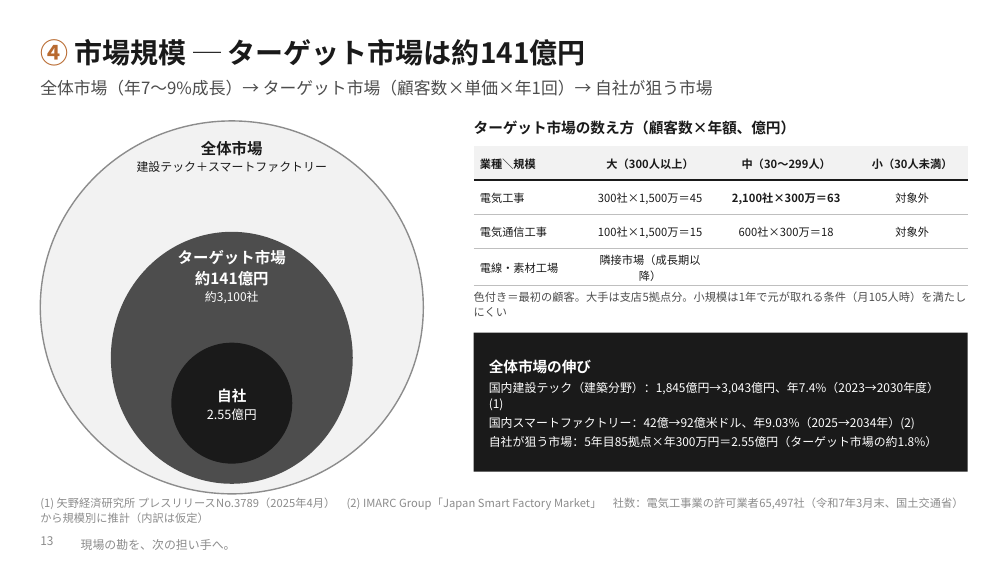
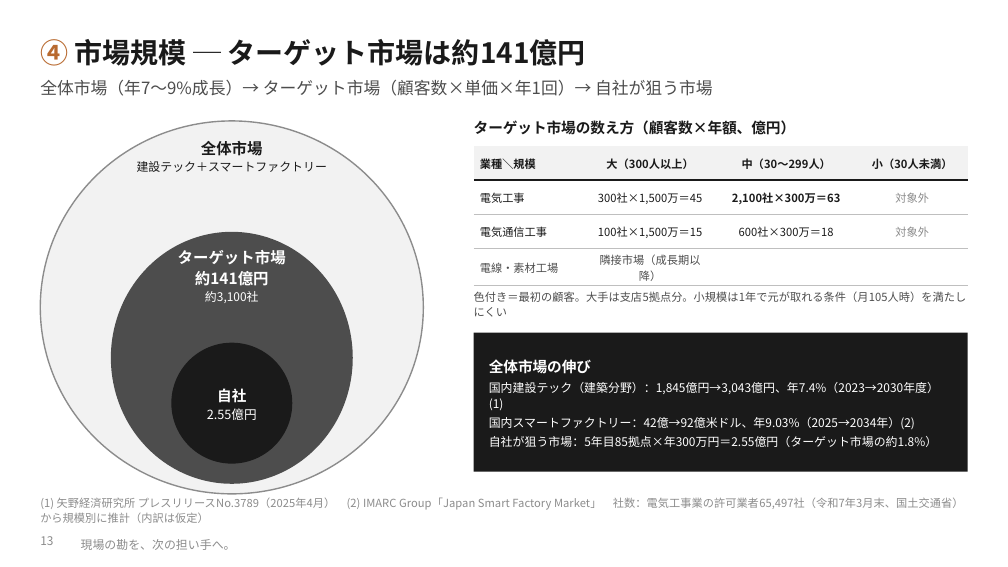
Before and after one commit to SEITOSHIKI/-ai-commute-audio-, a slide deck: slide 13 of deck/カンツギ_事業計画書_本編.pptx. Drawn at 1008x567 pixels with LibreOffice and Linux fonts; fonts in the diff are those of the drawing; background and template pictures are left out. Boxes give left, top, right and bottom in pixels: in the first picture for what was removed or moved away, otherwise in the second. Text is boxed around its words. In the diff, an @@ line names an element or a change of style, - is before the commit and + after.

```diff
--- a/deck/カンツギ_事業計画書_本編.pptx
+++ b/deck/カンツギ_事業計画書_本編.pptx
@@ table at (474, 146, 968, 285) @@
@@ text colour #1A1A1A to #8C8C8C in "対象外", "対象外" @@
@@ text colour #1A1A1A to #4D4D4D in "電線・素材工場", "隣接市場（成長期以降）" @@
```
Also in this commit, not shown: 7 other slides changed, 1 slide added, 13 other files.
